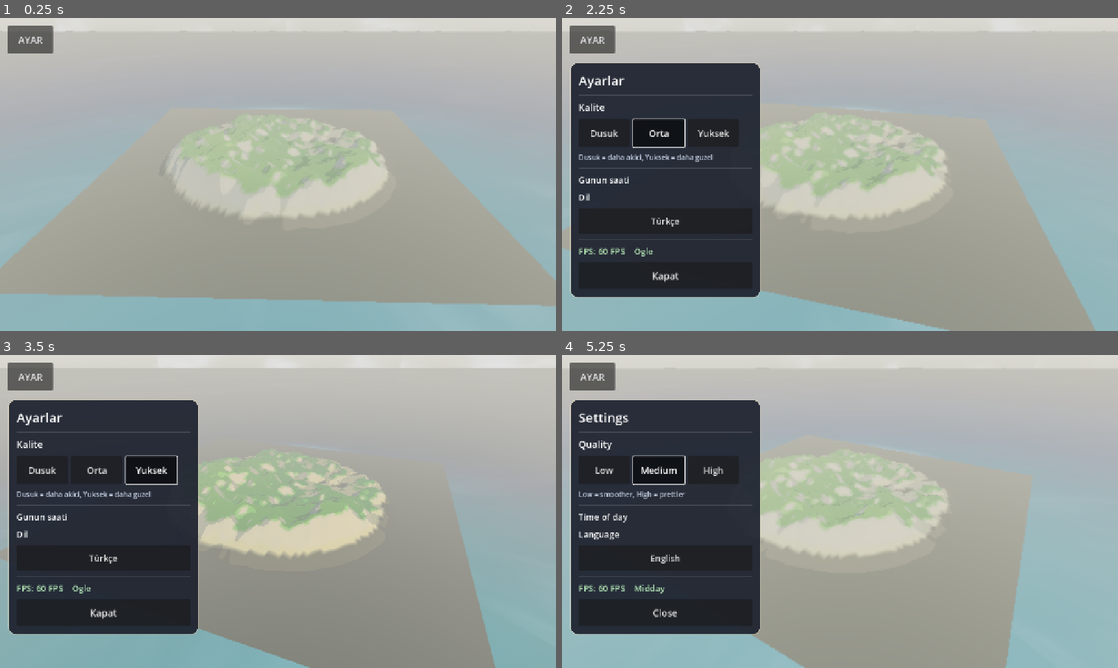
Above: before the commit, frames 1-4 (two rows, left to right).
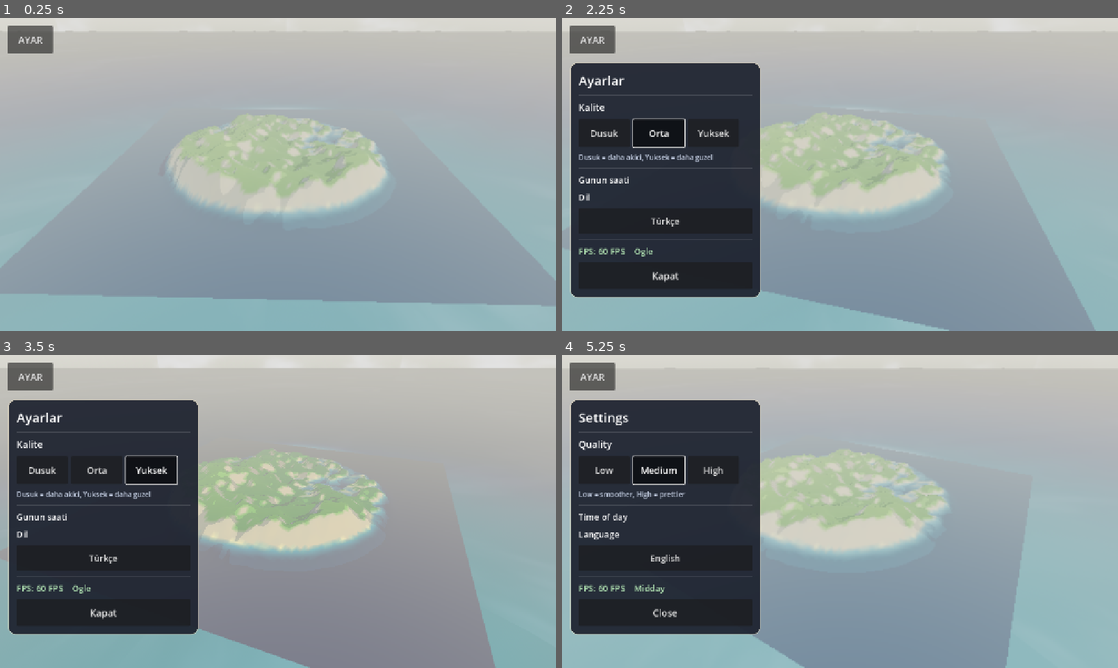
Above: after the commit, the same moments.

Repository: eraslan19j/game
Game: Godot game, scene res://scenes/world/world.tscn
Two runs of this game, one before a commit and one after it. Both use one fixed random seed, a clock stepped at 60 frames per second and the inputs below.
Inputs:
- Up to frame 1 (0.25 s): no input
- Up to frame 2 (2.25 s): click "AYAR" at 0.5 s; click "Dusuk" at 1.25 s; click "Orta" at 2 s
- Up to frame 3 (3.5 s): click "Yuksek" at 2.75 s
- Up to frame 4 (5.25 s): click "Türkçe" at 3.5 s; click "Low" at 4.25 s; click "Medium" at 5 s

The runs differ from the first frame. In frame 1, 6.7% of the frame differs, in the area x 19-83%, y 33-92%; in frame 2, 12%; in frame 3, 1.3%; in frame 4, 16%, in the area x 34-82%, y 32-100%.

Commit message:
Arazi su alti kismi su rengine boyandi - yari saydam suyun altinda parlak kum gorunmuyor
Co-authored-by: arena-agent <297053741+arena-agent@users.noreply.github.com>

Diff:
--- a/scripts/world/terrain.gd
+++ b/scripts/world/terrain.gd
@@ -213,16 +213,21 @@
 
 ## Cizgi film havasi icin yukseklik/egime gore sabit renkler.
 func _color_for(h: float, normal_y: float) -> Color:
-	var deep_sand := Color(0.34, 0.33, 0.27)
+	# Su altindaki zemin de SU RENGINE boyanir: yari saydam suyun altindan
+	# parlak kum gorunup "gri kare" gibi durmasini engeller.
+	var seabed := Color(0.07, 0.28, 0.40)
+	var seabed_shallow := Color(0.22, 0.55, 0.60)
 	var sand := Color(0.87, 0.78, 0.55)
 	var grass_low := Color(0.31, 0.58, 0.24)
 	var grass_high := Color(0.52, 0.72, 0.29)
 	var rock := Color(0.63, 0.58, 0.53)
 
-	if h < sea_level - 1.5:
-		return deep_sand
+	if h < sea_level - 3.0:
+		return seabed
+	if h < sea_level - 0.2:
+		return seabed.lerp(seabed_shallow, clampf((h - (sea_level - 3.0)) / 2.8, 0.0, 1.0))
 	if h < sea_level + 1.0:
-		return sand.lerp(deep_sand, 0.25)
+		return seabed_shallow.lerp(sand, clampf((h - (sea_level - 0.2)) / 1.2, 0.0, 1.0))
 	# Dik kiyi yamaci: kum -> kaya karisimi (gri kitle olusmasin).
 	if normal_y < 0.80:
 		return sand.lerp(rock, 0.55)
Binary file changed: ci_screenshot_preview.png
